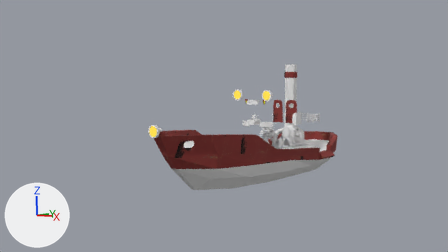
The Blender file assets/blender/boat_0.1.blend, before and after one commit.
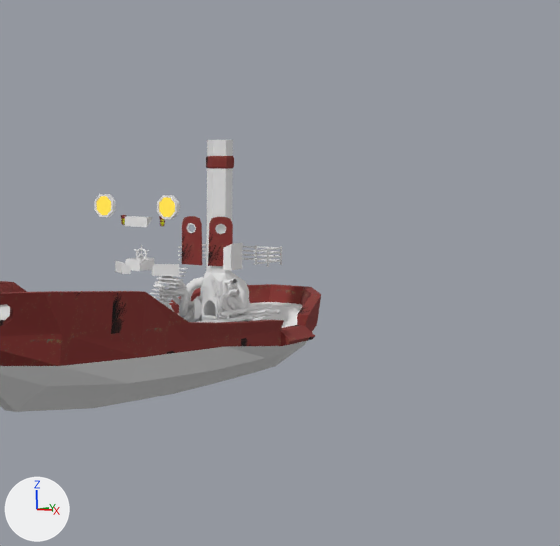
Each version is shown from the file's camera 'Camera', then close up on the part from 42% to 100% of the width and 0% to 100% of the height. Arrows for +X, +Y and +Z are at lower left; the lights stay in place. The last two pictures show the newer version.

The first close-up shows 'Cylinder', 'body-col', 'exhaust_pipe-col', 'top_door-col', 'top_door-col.001' and 24 more.
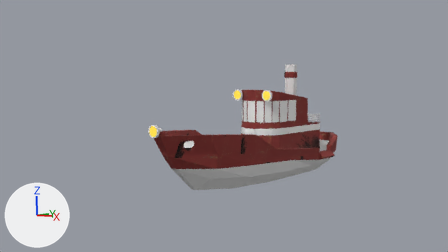
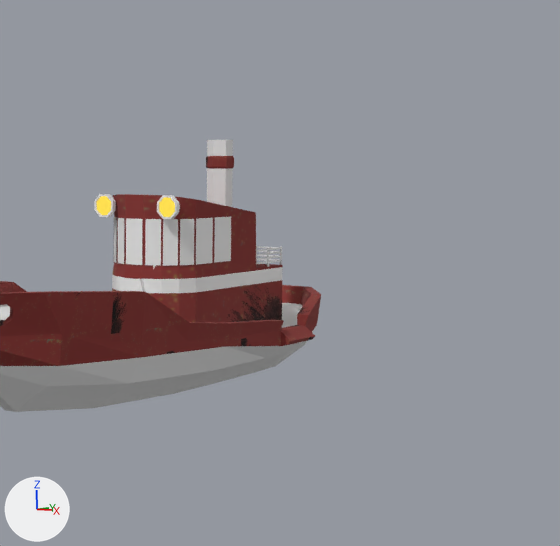
What differs and where, as boxes (x1, y1, x2, y2) in the close-ups (560 x 546 px):
'cabin-col', shown (red)
    after: (112, 194, 283, 323)
'window_inside', shown
    after: (113, 217, 231, 266)

The change in detail:
Object 'cabin-col' (ob_cabin_col) is now shown.
Object 'window_inside' (ob_window_inside) is now shown.
Object 'window_outside' (ob_window_outside) is now shown.
